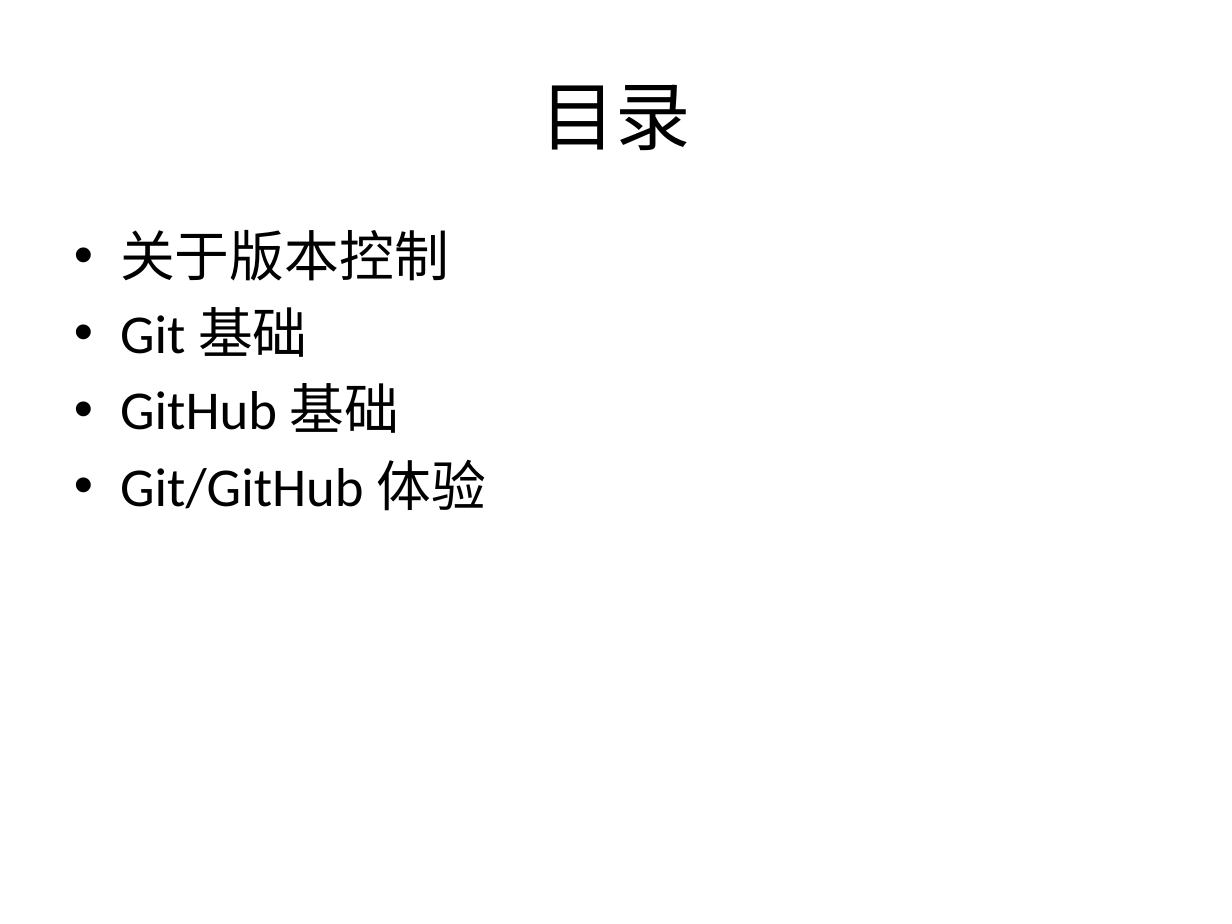
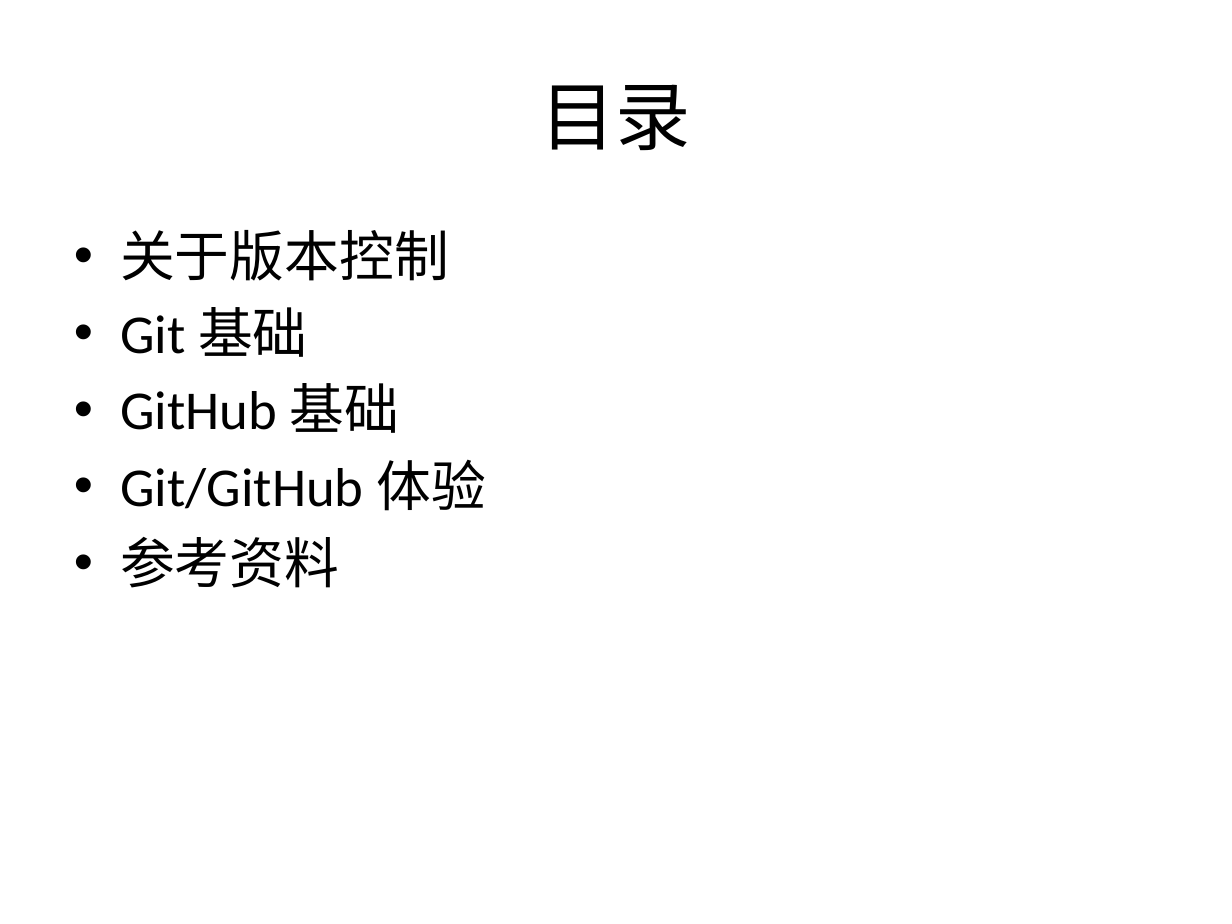
Before and after one commit to lftong/tong-doc, a slide deck: slide 2 of Git Primer.pptx. Drawn at 1232x924 pixels with LibreOffice and Linux fonts; fonts in the diff are those of the drawing. Boxes give left, top, right and bottom in pixels: in the first picture for what was removed or moved away, otherwise in the second. Text is boxed around its words. In the diff, an @@ line names an element or a change of style, - is before the commit and + after.

```diff
--- a/Git Primer.pptx
+++ b/Git Primer.pptx
@@ text at (x1=120, y1=537, x2=339, y2=588): paragraph added @@
+• 参考资料
```
Also in this commit, not shown: 2 other slides changed, 1 slide added.
